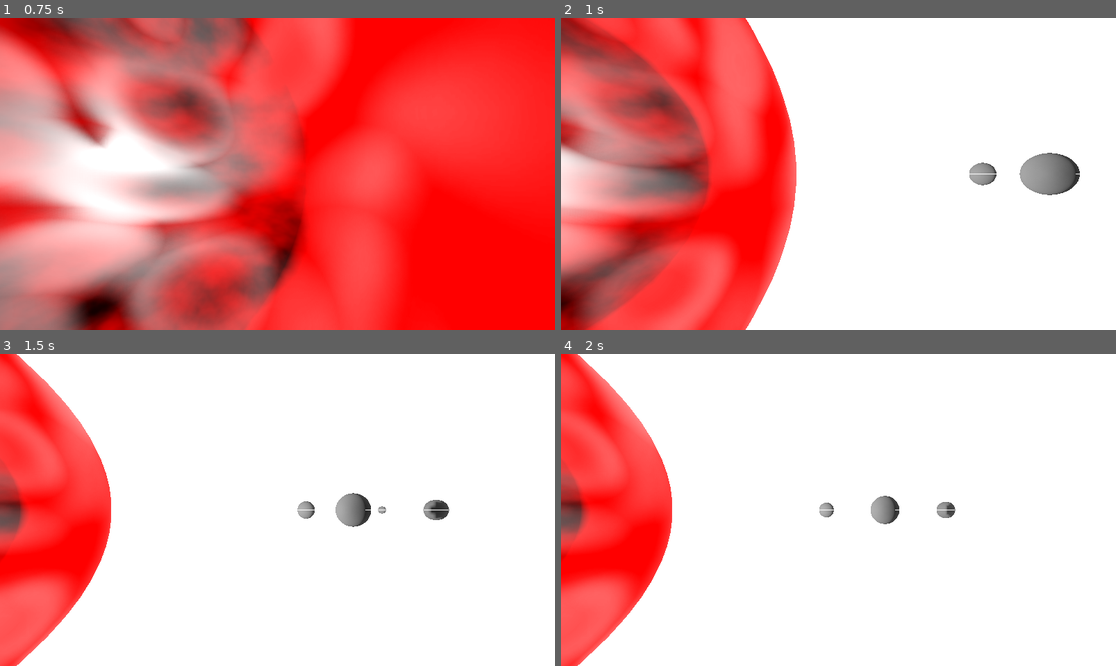
Above: before the commit, frames 1-4 (two rows, left to right).
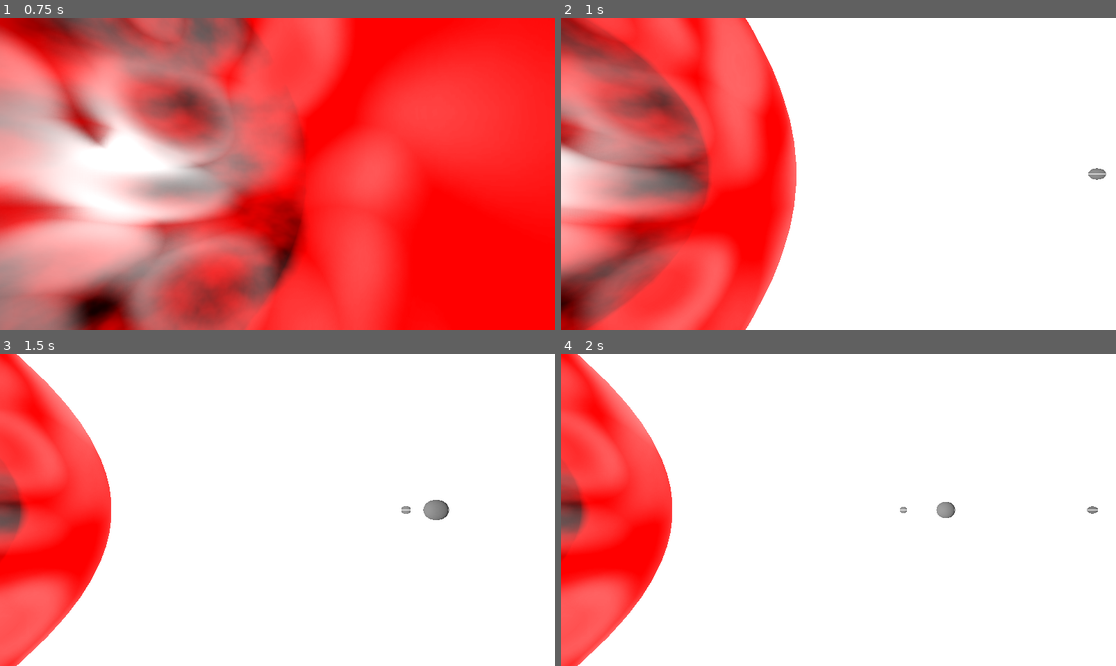
Above: after the commit, the same moments.

Repository: Pekersen/NFTL_Test_1.1
Game: Godot game, scene res://Main/main.tscn
The game is run twice, just before and just after one commit, with the same random seed, the same clock (stepped at 60 frames per second) and the same inputs. Before the commit the project starts from res://main.tscn.
Inputs (mouse positions are in pixels of both pictures, inside the frame that each line leads up to):
- Up to frame 1 (0.75 s): tap Enter at 0.5 s; move the mouse to (399, 158) at 0.52 s; hold D (right) from 0.53 s (still down); hold 0 (camera_confine) from 0.53 s (still down)
- Up to frame 2 (1 s): keep holding D (right); keep holding 0 (camera_confine); click (960, 158) at 0.8 s
- Up to frame 3 (1.5 s): release D (right) at 1.25 s; release 0 (camera_confine) at 1.25 s; drag from (166, 525) to (249, 572) at 1.27 s
- Up to frame 4 (2 s): no input

Frame 1 is identical in both runs. In frame 2, 1.5% of the frame differs, in the area x 73-99%, y 43-57%; in frame 3, 0.9%; in frame 4, 0.6%.

Commit message:
Orbit edit, world scene, stellar class
Changed orbits so that planetary orbits add on to each other, made a planet world scene with a restricted camera that can be accessed upon right click, and began stellar class.

Diff:
--- a/Camera/SpringArm.gd
+++ b/Camera/SpringArm.gd
@@ -7,7 +7,7 @@
 ## Default distance to set the camera from the player.
 @export var camera_default_distance := 2.0
 ## Maximum distance the camera can zoom out to.
-@export var camera_distance_max := 30.0
+@export var camera_distance_max := 100.0
 ## Mininum distance the camera can zoom in to.
 @export var camera_distance_min := 1.0
 ## How far the camera will move per zoom input.
--- a/Camera/camera_movement.gd
+++ b/Camera/camera_movement.gd
@@ -59,9 +59,42 @@
 
 func _input(event):
 	if event.is_action_released("click"):
-		shoot_ray()
+		shoot_ray_left()
+	if event.is_action_pressed("right click"):
+		shoot_ray_right()
 
-func shoot_ray():
+
+	# Making a right click function
+func shoot_ray_right():
+	# Get the position of the mouse on the screen (in 2D viewport coordinates)
+	var mouse_pos = get_viewport().get_mouse_position()
+	# Define the length of the ray to be cast (1000 units in 3D space)
+	var ray_length = 1000
+	# Calculate the origin point of the ray in 3D space using the camera's
+	# position and the mouse position
+	var from = camera.project_ray_origin(mouse_pos)
+	# Calculate the end point of the ray in 3D space by extending the ray
+	# from its origin along its direction (normal)
+	var to = from + camera.project_ray_normal(mouse_pos) * ray_length
+	# Get the space state from the 3D world to perform the raycasting operation
+	var space = get_world_3d().direct_space_state
+	# Create a new PhysicsRayQueryParameters3D object to define the parameters
+	# for the raycast
+	var ray_query = PhysicsRayQueryParameters3D.new()
+	# Set the origin point of the ray
+	ray_query.from = from
+	# Set the target point of the ray (where the ray ends after traveling the
+	# defined length)
+	ray_query.to = to
+	# Perform the raycast and store the result (if the ray hits something, the
+	# result will contain information about the hit)
+	var raycast_result_right = space.intersect_ray(ray_query)
+
+	if !raycast_result_right.is_empty():
+		get_tree().change_scene_to_file("res://Celestial Objects/Planets/planet_world.tscn")
+
+
+func shoot_ray_left():
 	# Get the position of the mouse on the screen (in 2D viewport coordinates)
 	var mouse_pos = get_viewport().get_mouse_position()
 	# Define the length of the ray to be cast (1000 units in 3D space)
--- /dev/null
+++ b/Camera/restricted_camera.gd
@@ -0,0 +1,20 @@
+extends SpringArm3D
+
+
+# Called when the node enters the scene tree for the first time.
+func _ready():
+	pass # Replace with function body.
+
+
+# Called every frame. 'delta' is the elapsed time since the previous frame.
+func _process(delta):
+	if Input.is_action_pressed("left"):
+		rotation_degrees.y -= 5
+	if Input.is_action_pressed("right"):
+		rotation_degrees.y += 5
+
+	if Input.is_action_just_pressed("ui_cancel"):
+		Input.set_mouse_mode(Input.MOUSE_MODE_VISIBLE)
+
+	if Input.is_action_just_pressed("camera_confine"):
+		Input.set_mouse_mode(Input.MOUSE_MODE_CONFINED)
--- /dev/null
+++ b/Camera/restricted_camera.tscn
@@ -0,0 +1,10 @@
+[gd_scene load_steps=2 format=3 uid="uid://dbvjkta0whfrt"]
+
+[ext_resource type="Script" path="res://Camera/restricted_camera.gd" id="1_07kmh"]
+
+[node name="RotationPoint" type="Node3D"]
+
+[node name="SpringArm3D" type="SpringArm3D" parent="."]
+script = ExtResource("1_07kmh")
+
+[node name="Camera3D" type="Camera3D" parent="SpringArm3D"]
--- /dev/null
+++ b/Celestial Objects/Planets/Planet World.gd
@@ -0,0 +1,14 @@
+extends Node3D
+
+@onready var TruePlanetWorld = $CoreWorld/TruePlanetWorld
+@onready var GenerateSystem = $System
+
+# Called when the node enters the scene tree for the first time.
+func _ready():
+	pass
+
+func _process(delta):
+	#if Input.is_action_just_pressed("return"):
+		#print("return")
+		#get_tree().change_scene_to_file("res://Main/main.gd")
+	pass
--- /dev/null
+++ b/Celestial Objects/Planets/planet_world.tscn
@@ -0,0 +1,36 @@
+[gd_scene load_steps=7 format=3 uid="uid://bn0g38ov542cu"]
+
+[ext_resource type="Script" path="res://Celestial Objects/Planets/Planet World.gd" id="1_rc4po"]
+[ext_resource type="PackedScene" uid="uid://dbvjkta0whfrt" path="res://Camera/restricted_camera.tscn" id="2_avaew"]
+
+[sub_resource type="ProceduralSkyMaterial" id="ProceduralSkyMaterial_714ev"]
+sky_horizon_color = Color(0.64625, 0.65575, 0.67075, 1)
+ground_horizon_color = Color(0.64625, 0.65575, 0.67075, 1)
+
+[sub_resource type="Sky" id="Sky_i5c2g"]
+sky_material = SubResource("ProceduralSkyMaterial_714ev")
+
+[sub_resource type="Environment" id="Environment_pdmcg"]
+background_mode = 2
+sky = SubResource("Sky_i5c2g")
+tonemap_mode = 2
+glow_enabled = true
+
+[sub_resource type="SphereMesh" id="SphereMesh_cmb0h"]
+
+[node name="PlanetWorld" type="Node3D"]
+script = ExtResource("1_rc4po")
+
+[node name="WorldEnvironment" type="WorldEnvironment" parent="."]
+environment = SubResource("Environment_pdmcg")
+
+[node name="DirectionalLight3D" type="DirectionalLight3D" parent="."]
+transform = Transform3D(-0.866023, -0.433016, 0.250001, 0, 0.499998, 0.866027, -0.500003, 0.749999, -0.43301, 0, 0, 0)
+shadow_enabled = true
+
+[node name="CoreWorld" type="Node3D" parent="."]
+
+[node name="TruePlanetWorld" type="MeshInstance3D" parent="CoreWorld"]
+mesh = SubResource("SphereMesh_cmb0h")
+
+[node name="RotationPoint" parent="." instance=ExtResource("2_avaew")]
--- a/Generation/generate_system.gd
+++ b/Generation/generate_system.gd
@@ -8,15 +8,41 @@
 
 var num_planets : int
 var num_astroids : int
-var sun_type : String
+#var star_types = ["M", "K", "G", "F", "A", "B", "O"]
+var star_type : String
+
+var orbit_sum := 0.0
 
 func initVars():
 	print(num_planets_variance)
 	num_planets = offsetValue(num_planets_variance)
 	num_astroids = offsetValue(num_astroids_variance)
 
+	star_type = pick_star_type()
+
+	#star_type = star_types.pick_random()
+	print(star_type)
+
 # for randomness
 var rng = RandomNumberGenerator.new()
+
+func pick_star_type():
+	var random_float = randf()
+
+	if random_float < 0.765:
+		return "M"
+	elif random_float < 0.121:
+		return "K"
+	elif random_float < 0.076:
+		return "G"
+	elif random_float < 0.03:
+		return "F"
+	elif random_float < 0.006:
+		return "A"
+	elif random_float < 0.0013:
+		return "B"
+	else:
+		return "O"
 
 func offsetValue(offset : Array):
 	if typeof(offset[0]) == TYPE_FLOAT:
@@ -30,10 +56,20 @@
 		print("making planet...")
 		var planetInstance = planet.instantiate()
 		initPlanetVars(planetInstance)
+
+		orbit_sum += planetInstance.distance
+
 		add_child(planetInstance)
+
+func initStarChildren():
+	pass
+	#starInstance.radius = offsetValue([])
 
 func initPlanetVars(planetInstance):
 	# TEMP VALUES
-	planetInstance.distance = offsetValue([5.0,15.0])
+	planetInstance.distance = offsetValue([5.0,15.0]) + orbit_sum
 	planetInstance.orbit_speed = offsetValue([0.5,1.0])
 	planetInstance.radius = offsetValue([0.1,0.5])
+
+func initStarVars(starInstance):
+	pass
--- a/main.tscn
+++ b/Main/main.tscn
@@ -1,9 +1,9 @@
 [gd_scene load_steps=6 format=3 uid="uid://dffhqmxhub7ir"]
 
-[ext_resource type="Script" path="res://main.gd" id="1_n3iuf"]
-[ext_resource type="PackedScene" uid="uid://7rmy8cmq7ttw" path="res://Camera/player_camera.tscn" id="1_spi54"]
-[ext_resource type="PackedScene" uid="uid://bequjodqr8tcj" path="res://Celestial Objects/Stars/star.tscn" id="3_rtaok"]
-[ext_resource type="Script" path="res://Generation/System.gd" id="5_mf11v"]
+[ext_resource type="Script" path="res://Main/main.gd" id="1_lojkp"]
+[ext_resource type="PackedScene" uid="uid://7rmy8cmq7ttw" path="res://Camera/player_camera.tscn" id="2_pt41k"]
+[ext_resource type="PackedScene" uid="uid://bequjodqr8tcj" path="res://Celestial Objects/Stars/star.tscn" id="3_n5qgy"]
+[ext_resource type="Script" path="res://Generation/System.gd" id="4_synmx"]
 
 [sub_resource type="Environment" id="Environment_y5lqt"]
 background_mode = 1
@@ -18,16 +18,16 @@
 glow_blend_mode = 0
 
 [node name="Main" type="Node3D"]
-script = ExtResource("1_n3iuf")
+script = ExtResource("1_lojkp")
 
-[node name="PlayerCamera" parent="." instance=ExtResource("1_spi54")]
+[node name="PlayerCamera" parent="." instance=ExtResource("2_pt41k")]
 
 [node name="WorldEnvironment" type="WorldEnvironment" parent="."]
 environment = SubResource("Environment_y5lqt")
 
-[node name="Star" parent="." instance=ExtResource("3_rtaok")]
+[node name="Star" parent="." instance=ExtResource("3_n5qgy")]
 
 [node name="System" type="Node3D" parent="."]
-script = ExtResource("5_mf11v")
+script = ExtResource("4_synmx")
 num_planets_variance = Array[int]([1, 5])
 num_astroids_variance = Array[int]([1, 3])
--- a/project.godot
+++ b/project.godot
@@ -11,7 +11,7 @@
 [application]
 
 config/name="NFTL_Test_1.1"
-run/main_scene="res://main.tscn"
+run/main_scene="res://Main/main.tscn"
 config/features=PackedStringArray("4.2", "Forward Plus")
 config/icon="res://icon.svg"
 
@@ -81,3 +81,13 @@
 "events": [Object(InputEventKey,"resource_local_to_scene":false,"resource_name":"","device":-1,"window_id":0,"alt_press …(182 unchanged characters)…
 ]
 }
+"right click"={
+"deadzone": 0.5,
+"events": [Object(InputEventMouseButton,"resource_local_to_scene":false,"resource_name":"","device":-1,"window_id":0,"alt_pressed":false,"shift_pressed":false,"ctrl_pressed":false,"meta_pressed":false,"button_mask":0,"position":Vector2(0, 0),"global_position":Vector2(0, 0),"factor":1.0,"button_index":2,"canceled":false,"pressed":false,"double_click":false,"script":null)
+]
+}
+return={
+"deadzone": 0.5,
+"events": [Object(InputEventKey,"resource_local_to_scene":false,"resource_name":"","device":-1,"window_id":0,"alt_pressed":false,"shift_pressed":false,"ctrl_pressed":false,"meta_pressed":false,"pressed":false,"keycode":0,"physical_keycode":4194306,"key_label":0,"unicode":0,"echo":false,"script":null)
+]
+}
Renamed: main.gd -> Main/main.gd
